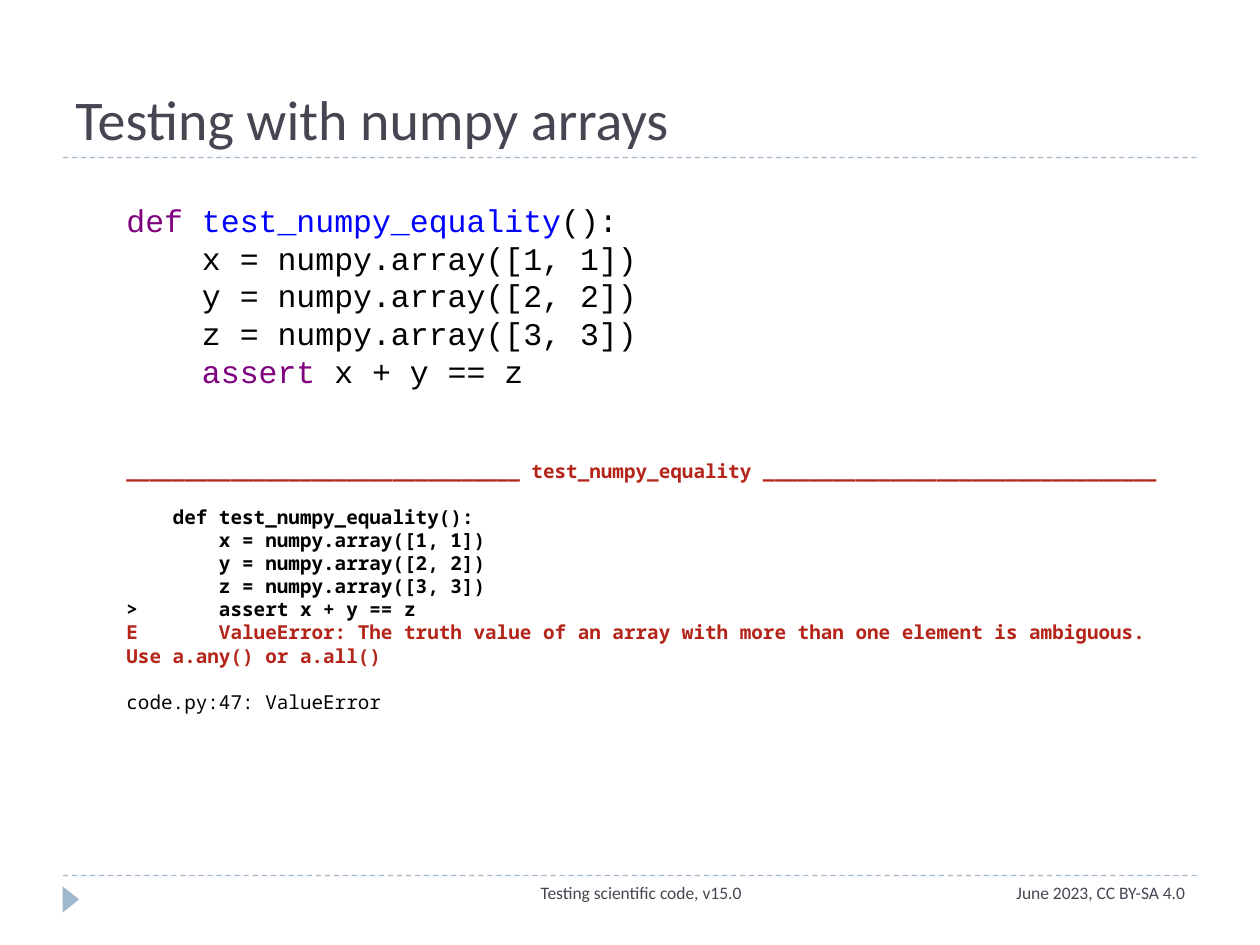
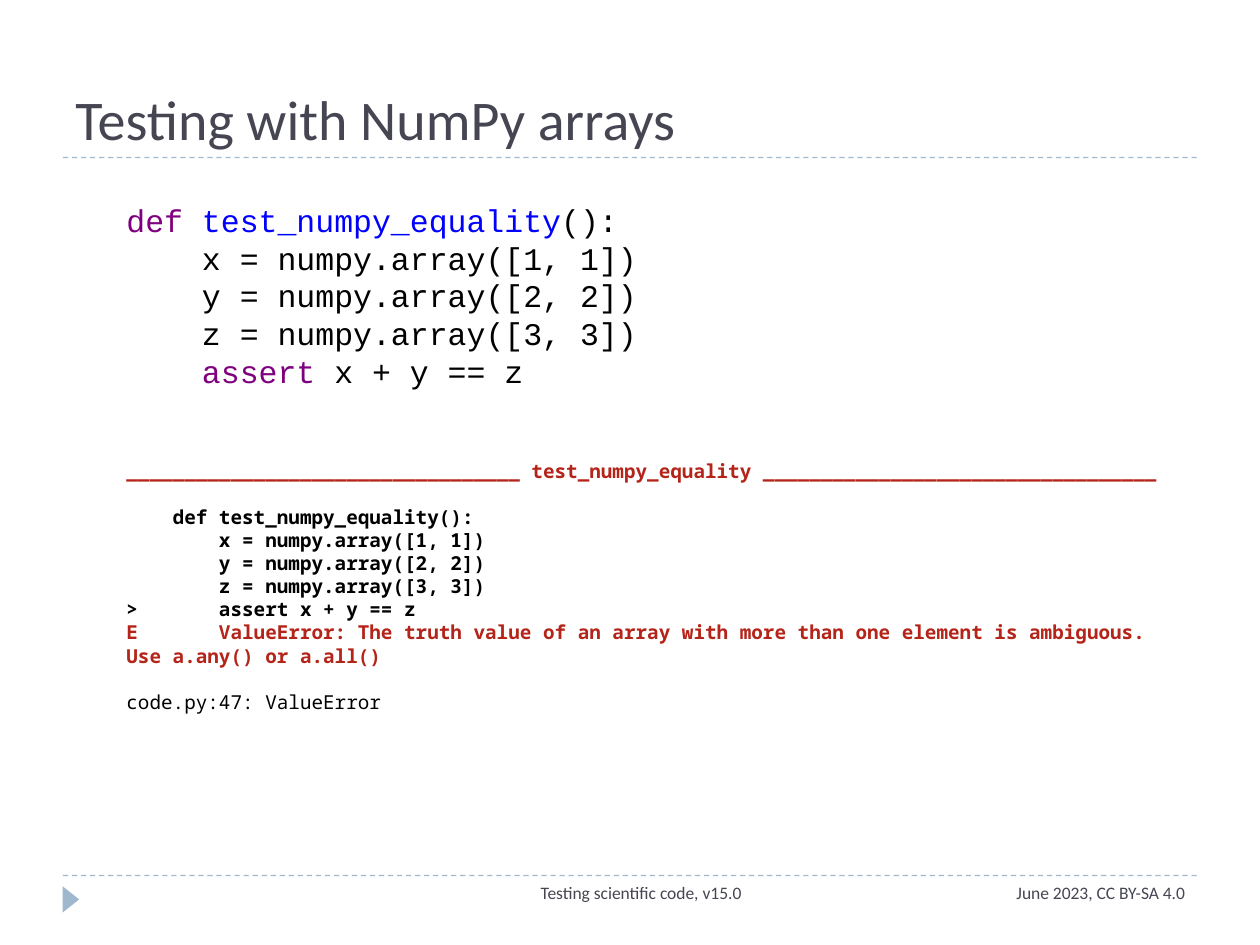
Before and after one commit to ASPP/testing_debugging_profiling, a slide deck: slide 27 of testing_part1.pptx. Drawn at 1260x945 pixels with LibreOffice and Linux fonts; fonts in the diff are those of the drawing. Boxes give left, top, right and bottom in pixels: in the first picture for what was removed or moved away, otherwise in the second. Text is boxed around its words. In the diff, an @@ line names an element or a change of style, - is before the commit and + after.

```diff
--- a/testing_part1.pptx
+++ b/testing_part1.pptx
@@ title at <box>75,101,675,150</box>: text changed @@
-Testing with numpy arrays
+Testing with NumPy arrays
```
Also in this commit, not shown: 4 other files.
